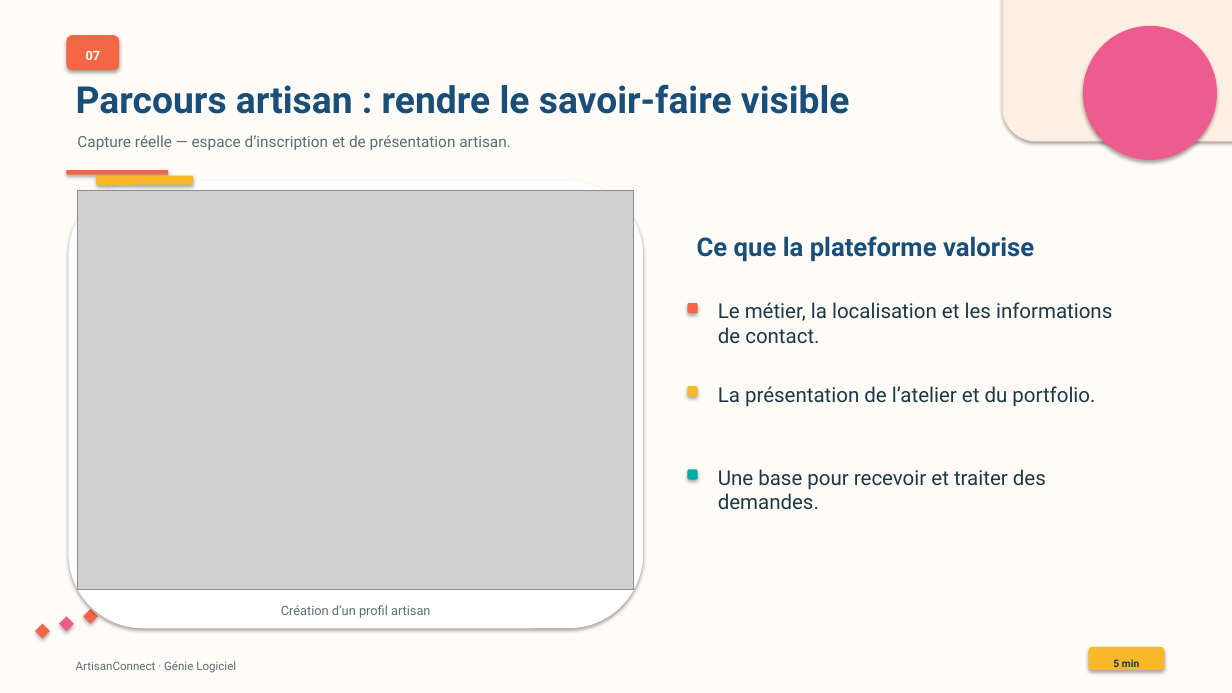
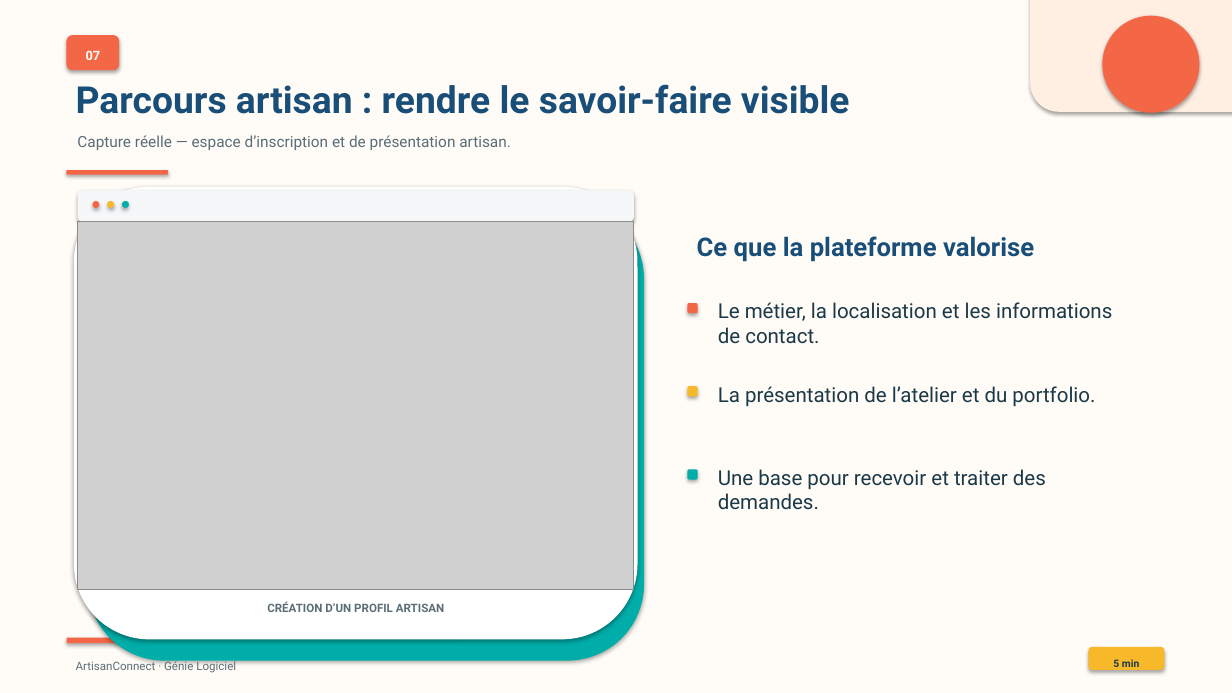
Before and after one commit to Oumaima-El-Badraouy/SELMB, a slide deck: slide 7 of ArtisanConnect_Dossier_Projet/05_Presentation/05_Presentation_ArtisanConnect.pptx. Drawn at 1232x693 pixels with LibreOffice and Linux fonts; fonts in the diff are those of the drawing; grey boxes stand for pictures. Boxes give left, top, right and bottom in pixels: in the first picture for what was removed or moved away, otherwise in the second. Text is boxed around its words. In the diff, an @@ line names an element or a change of style, - is before the commit and + after.

```diff
--- a/ArtisanConnect_Dossier_Projet/05_Presentation/05_Presentation_ArtisanConnect.pptx
+++ b/ArtisanConnect_Dossier_Projet/05_Presentation/05_Presentation_ArtisanConnect.pptx
@@ rounded rectangle: place and size @@
-rounded rectangle at box(1003, 0, 1232, 141)
+rounded rectangle at box(1031, 0, 1232, 112)
@@ ellipse: place and size @@
-ellipse at box(1083, 26, 1217, 160)
+ellipse at box(1103, 16, 1200, 113)
@@ ellipse at box(1103, 16, 1200, 113): fill #EE5B8F to #F46746 @@
@@ rounded rectangle removed at box(96, 176, 193, 185) @@
@@ rounded rectangle: place and size @@
-rounded rectangle at box(68, 181, 643, 628)
+rounded rectangle at box(74, 187, 638, 640)
@@ rounded rectangle added at box(78, 190, 634, 222), fill #F5F7F8 @@
@@ rounded rectangle added at box(88, 202, 644, 661), fill #00ADA9 @@
@@ ellipse added at box(92, 201, 99, 207), fill #F46746 @@
@@ ellipse added at box(107, 201, 114, 207), fill #F7B829 @@
@@ ellipse added at box(122, 201, 128, 207), fill #00ADA9 @@
@@ picture: place and size @@
-picture at box(78, 190, 634, 590)
+picture at box(78, 222, 634, 590)
@@ diamond removed at box(35, 624, 50, 639) @@
@@ diamond removed at box(59, 616, 74, 631) @@
@@ diamond removed at box(83, 609, 98, 624) @@
@@ text at box(267, 602, 444, 612): text changed; size 10 to 9 pt; bold on @@
-Création d’un profil artisan
+CRÉATION D’UN PROFIL ARTISAN
@@ rounded rectangle added at box(67, 638, 176, 643), fill #F46746 @@
```
Also in this commit, not shown: 7 other slides changed, 2 slides added, 2 slides removed, 1 other file.
